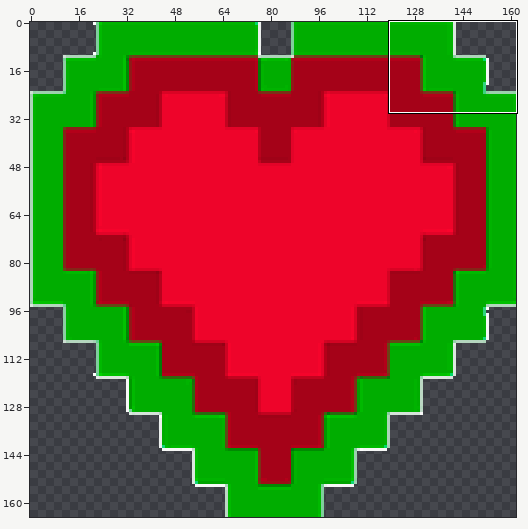
Two versions of one sprite sheet, app/src/main/res/drawable/won_heart.png. Above, an overview of the earlier version with the close-up marked.
Close-up. Old version:
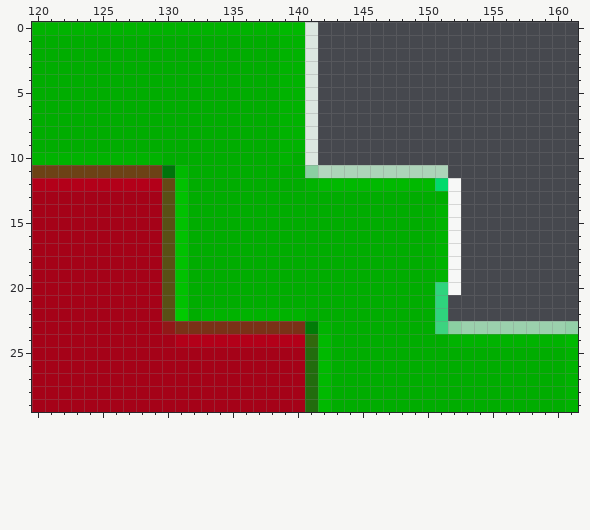
The file is 162x165 pixels. Colours within 5 levels of each other are drawn and written as one. Shown: x 120..161, y 0..29. The commit also changed other parts of the picture, which this record leaves out.
Now the later version:
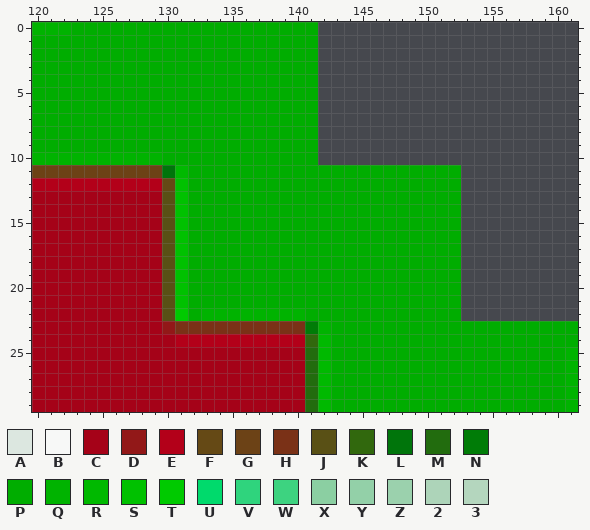
Palette (. is transparent): A #dce7e0  B #f7f8f7  C #a50218  D #921818  E #b30019  F #654915  G #6c4216  H #7a3117  J #595015  K #31680d  L #00750b  M #226c0e  N #007c07  P #00ad00  Q #00b300  R #00b900  S #00c100  T #00ca00  U #00da6c  V #2fd47d  W #3dd380  X #8bcfa2  Y #93d0a8  Z #9bd1ad  2 #add4b9  3 #b4d6be
Change:
@@ x 120..161 @@
- 0 QQQQQQQQQQQQQQQQQQQRRA....................
- 1 PPPPPPPPPPPPPPPPPPPQQA....................
- 2 PPPPPPPPPPPPPPPPPPPQQA....................
- 3 PPPPPPPPPPPPPPPPPPPQQA....................
- 4 PPPPPPPPPPPPPPPPPPPQQA....................
- 5 PPPPPPPPPPPPPPPPPPPQQA....................
- 6 PPPPPPPPPPPPPPPPPPPQQA....................
- 7 PPPPPPPPPPPPPPPPPPPQQA....................
- 8 PPPPPPPPPPPPPPPPPPPQQA....................
- 9 PPPPPPPPPPPPPPPPPPPQQA....................
-10 QQQQQQQQQQPPPPPPPPPQPA....................
-11 GGGGGGGGGGLRPPPPPPPPPX3222222222..........
-12 EEEEEEEEEEFSPPPPPPPPPQRRRRRRRRRUB.........
-13 CCCCCCCCCCJSPPPPPPPPPPPPPPPPPPPPB.........
-14 CCCCCCCCCCJSPPPPPPPPPPPPPPPPPPPQB.........
-15 CCCCCCCCCCJSPPPPPPPPPPPPPPPPPPPQB.........
-16 CCCCCCCCCCJSPPPPPPPPPPPPPPPPPPPQB.........
-17 CCCCCCCCCCJSPPPPPPPPPPPPPPPPPPPQB.........
-18 CCCCCCCCCCJSPPPPPPPPPPPPPPPPPPPQB.........
-19 CCCCCCCCCCJSPPPPPPPPPPPPPPPPPPPQB.........
-20 CCCCCCCCCCJSPPPPPPPPPPPPPPPPPPPVB.........
-21 CCCCCCCCCCJSPPPPPPPPPPPPPPPPPPPV..........
-22 CCCCCCCCCCJTPQQQQQQQQPPPPPPPPPPV..........
-23 CCCCCCCCCCDHHHHHHHHHHNQPPPPPPPPWXZZZZZZZZY
-24 CCCCCCCCCCCEEEEEEEEEEKRPPPPPPPPPQQQQQQQQQR
+ 0 QQQPPPPPPPPPPPPPPPPPPP....................
+ 1 PPPPPPPPPPPPPPPPPPPPPP....................
+ 2 PPPPPPPPPPPPPPPPPPPPPP....................
+ 3 PPPPPPPPPPPPPPPPPPPPPP....................
+ 4 PPPPPPPPPPPPPPPPPPPPPP....................
+ 5 PPPPPPPPPPPPPPPPPPPPPP....................
+ 6 PPPPPPPPPPPPPPPPPPPPPP....................
+ 7 PPPPPPPPPPPPPPPPPPPPPP....................
+ 8 PPPPPPPPPPPPPPPPPPPPPP....................
+ 9 PPPPPPPPPPPPPPPPPPPPPP....................
+10 QQQQQQQQQQPPPPPPPPPPPP....................
+11 GGGGGGGGGGLRPPPPPPPPPPPPPPPPPPPPP.........
+12 EEEEEEEEEEFSPPPPPPPPPPPPPPPPPPPPP.........
+13 CCCCCCCCCCJSPPPPPPPPPPPPPPPPPPPPP.........
+14 CCCCCCCCCCJSPPPPPPPPPPPPPPPPPPPPP.........
+15 CCCCCCCCCCJSPPPPPPPPPPPPPPPPPPPPP.........
+16 CCCCCCCCCCJSPPPPPPPPPPPPPPPPPPPPP.........
+17 CCCCCCCCCCJSPPPPPPPPPPPPPPPPPPPPP.........
+18 CCCCCCCCCCJSPPPPPPPPPPPPPPPPPPPPP.........
+19 CCCCCCCCCCJSPPPPPPPPPPPPPPPPPPPPP.........
+20 CCCCCCCCCCJSPPPPPPPPPPPPPPPPPPPPP.........
+21 CCCCCCCCCCJSPPPPPPPPPPPPPPPPPPPPP.........
+22 CCCCCCCCCCJTPQQQQQQQQPPPPPPPPPPPP.........
+23 CCCCCCCCCCDHHHHHHHHHHNQPPPPPPPPPPPPPPPPPPP
+24 CCCCCCCCCCCEEEEEEEEEEKRPPPPPPPPPPPPPPPPPPP
 25 CCCCCCCCCCCCCCCCCCCCCMRPPPPPPPPPPPPPPPPPPQ
Boxes around the changes in both close-ups, in picture pixels (x1, y1, x2, y2):
changed: (71, 22, 578, 347)
